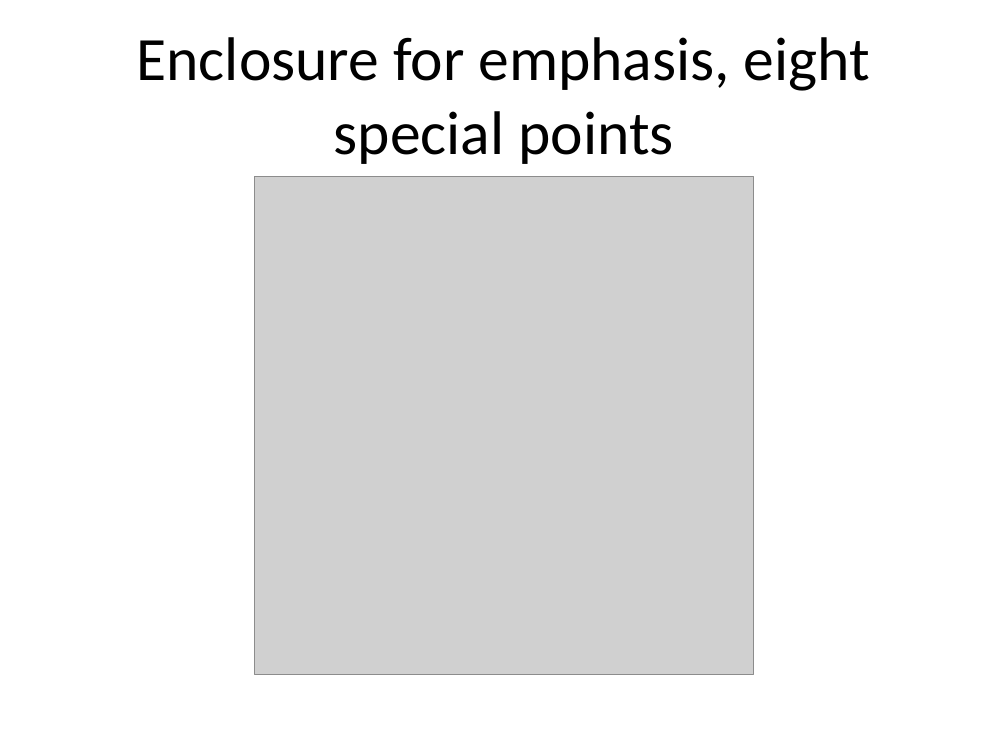
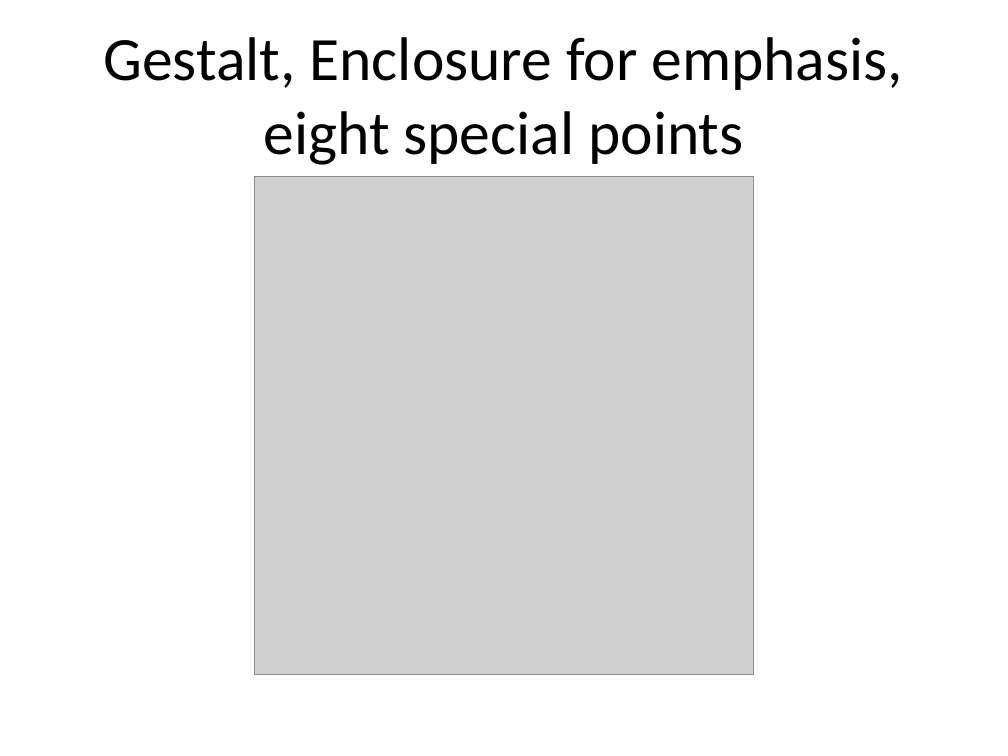
Before and after one commit to pmean/data-visualization, a slide deck: slide 10 of data-viz-03/component/tutorial-gestalt.pptx. Drawn at 1008x756 pixels with LibreOffice and Linux fonts; fonts in the diff are those of the drawing; grey boxes stand for pictures. Boxes give left, top, right and bottom in pixels: in the first picture for what was removed or moved away, otherwise in the second. Text is boxed around its words. In the diff, an @@ line names an element or a change of style, - is before the commit and + after.

```diff
--- a/data-viz-03/component/tutorial-gestalt.pptx
+++ b/data-viz-03/component/tutorial-gestalt.pptx
@@ title at bbox=[103, 37, 904, 165]: text changed @@
-Enclosure for emphasis, eight special points
+Gestalt, Enclosure for emphasis, eight special points
```
Also in this commit, not shown: 4 other slides changed, 7 slides added, 6 slides removed, 16 other files.
